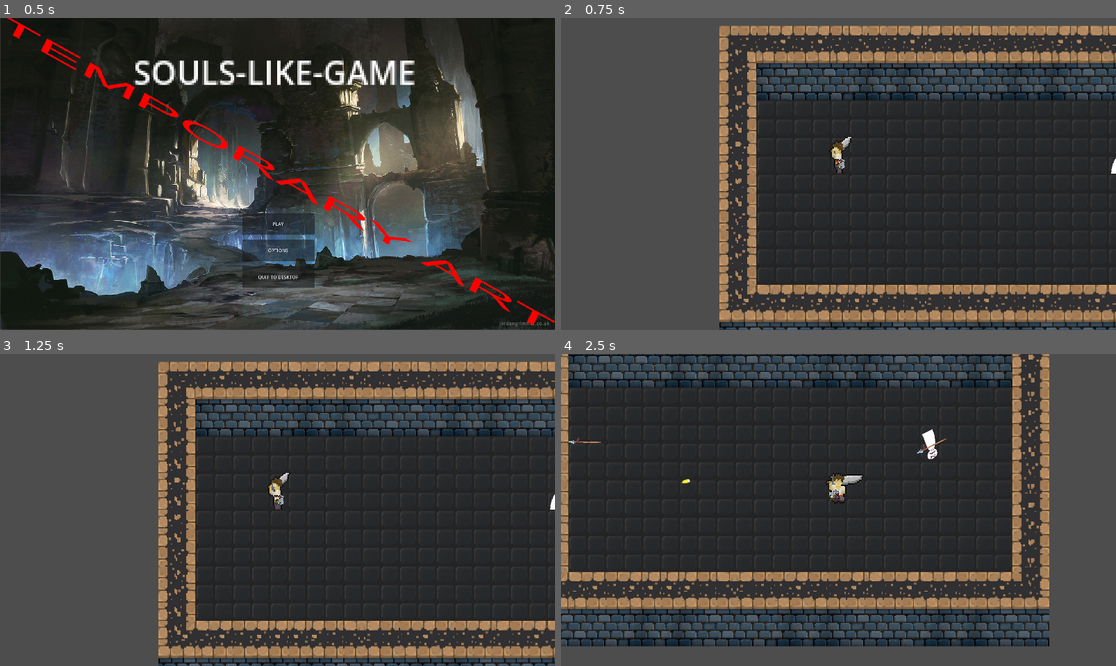
Above: before the commit, frames 1-4 (two rows, left to right).
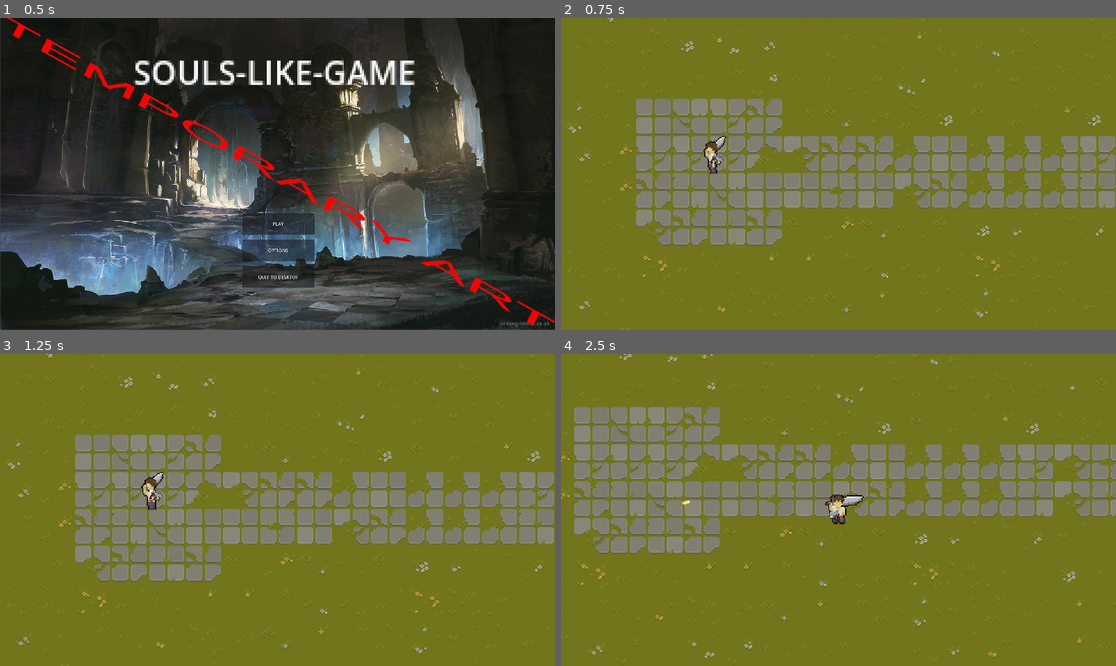
Above: after the commit, the same moments.

Repository: yeahright03/souls-like-game
Game: Godot game, scene res://scenes/mainMenu.tscn
Two runs of this game, one before a commit and one after it. Both use one fixed random seed, a clock stepped at 60 frames per second and the inputs below.
Inputs (mouse positions are in pixels of both pictures, inside the frame that each line leads up to):
- Up to frame 1 (0.5 s): no input
- Up to frame 2 (0.75 s): click "PLAY" at 0.5 s
- Up to frame 3 (1.25 s): no input
- Up to frame 4 (2.5 s): move the mouse to (960, 494) at 1.27 s; hold D (moveRight) 1.28-2.03 s; tap Shift (moveDodge) at 1.35 s; move the mouse to (727, 525) at 2.02 s; hold S (moveDown) from 2.03 s (still down); click (727, 525) at 2.1 s

Frame 1 is identical in both runs. In frame 2, 100% of the frame differs, in the area x 0-100%, y 0-100%; in frame 3, 100%; in frame 4, 100%.

Commit message:
changed default scene

Diff:
--- a/scripts/areas/templeArea01.gd
+++ b/scripts/areas/templeArea01.gd
@@ -6,4 +6,4 @@
 	if body.name == "player":
 		sceneTransitionAnimation.play("fadeIn")
 		await get_tree().create_timer(0.5).timeout
-		get_tree().change_scene_to_file("res://scenes/templeArea01.tscn")
+		get_tree().change_scene_to_file("res://scenes/mainMenu.tscn")
--- a/scripts/deathScreen.gd
+++ b/scripts/deathScreen.gd
@@ -9,7 +9,7 @@
 func _on_repawn_pressed() -> void:
 	hide()
 	game.playerHP = 3
-	get_tree().change_scene_to_file("res://scenes/game.tscn")
+	get_tree().change_scene_to_file("res://scenes/areas/templeArea01.tscn")
 
 func _on_quit_pressed() -> void:
 	hide()
--- a/scripts/mainMenu.gd
+++ b/scripts/mainMenu.gd
@@ -7,5 +7,5 @@
 	pass # Replace with function body.
 
 func _on_play_pressed() -> void:
-	get_tree().change_scene_to_file("res://scenes/game.tscn")
+	get_tree().change_scene_to_file("res://scenes/areas/templeArea01.tscn")
 	game.playerHP = 3
